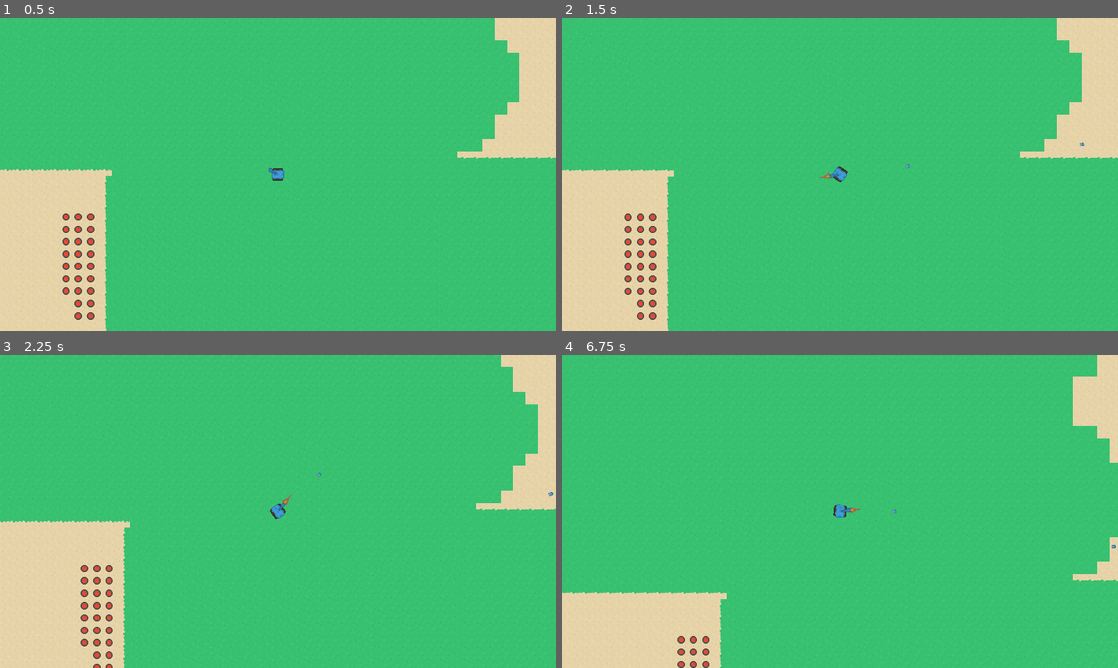
Above: before the commit, frames 1-4 (two rows, left to right).
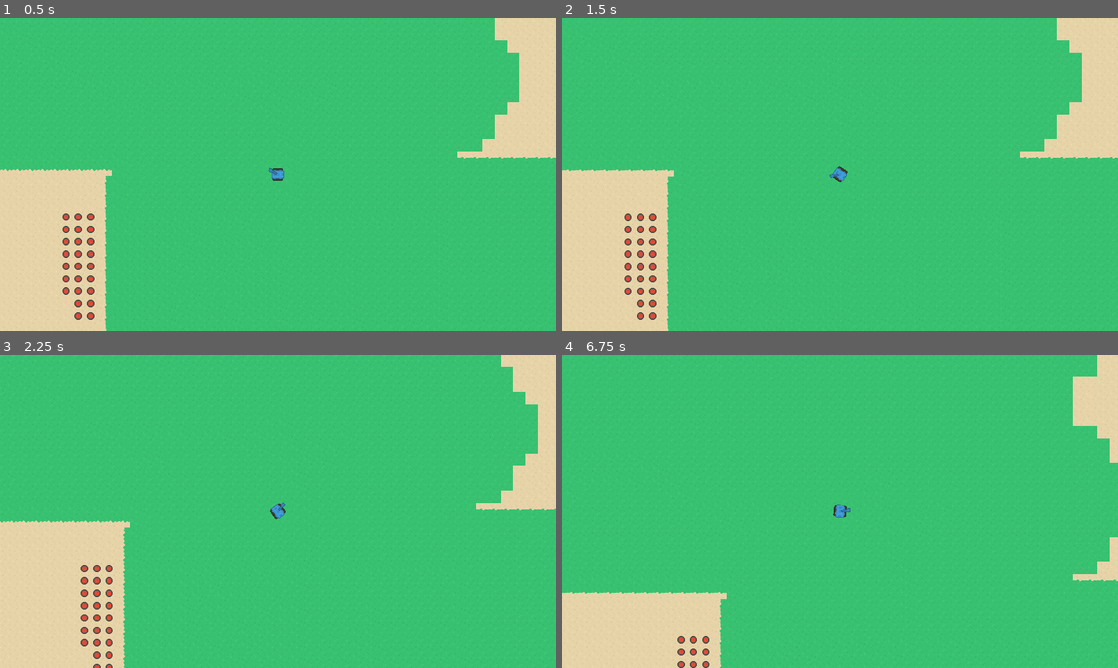
Above: after the commit, the same moments.

Repository: alirezah95/Tanks-Battle
Game: Godot game, scene res://Scenes/Level.tscn
Two runs of this game, one before a commit and one after it. Both use one fixed random seed, a clock stepped at 60 frames per second and the inputs below.
Inputs (mouse positions are in pixels of both pictures, inside the frame that each line leads up to):
- Up to frame 1 (0.5 s): no input
- Up to frame 2 (1.5 s): tap Enter at 0.5 s; move the mouse to (962, 158) at 0.52 s; press the mouse at (962, 158) at 0.53 s; hold Right (ui_right) 0.53-1.28 s; tap Space (break) at 1.25, 1.35 s; move the mouse to (728, 190) at 1.27 s; release the mouse at (728, 190) at 1.28 s; hold Down (ui_down) from 1.28 s (still down)
- Up to frame 3 (2.25 s): click (166, 527) at 1.55 s; move the mouse to (333, 442) at 2.02 s; release Down (ui_down) at 2.03 s; press the mouse at (333, 442) at 2.03 s; hold Right (ui_right) from 2.03 s (still down)
- Up to frame 4 (6.75 s): move the mouse to (812, 574) at 2.77 s; release Right (ui_right) at 2.78 s; release the mouse at (812, 574) at 2.78 s; hold Up (ui_up) 2.78-3.53 s; click (812, 574) at 2.85 s; move the mouse to (1006, 558) at 3.52 s; hold Space (break) 3.53-4.28 s; hold Left (ui_left) 3.53-5.03 s; click (1006, 558) at 3.8 s; tap Enter at 4.25 s; move the mouse to (673, 464) at 4.27 s; click (673, 464) at 4.35 s; move the mouse to (867, 511) at 5.02 s; press the mouse at (867, 511) at 5.03 s; hold Down (ui_down) 5.03-5.78 s; move the mouse to (756, 433) at 5.77 s; release the mouse at (756, 433) at 5.78 s; hold Right (ui_right) 5.78-6.53 s; tap Space (break) at 5.85 s; click (756, 433) at 6.05 s; move the mouse to (962, 495) at 6.52 s; press the mouse at (962, 495) at 6.53 s; hold Up (ui_up) from 6.53 s (still down)

Frame 1 is identical in both runs. In frame 2, less than 0.1% of the frame differs, in the area x 46-94%, y 39-52%; in frame 3, less than 0.1%, in the area x 50-100%, y 37-48%; in frame 4, less than 0.1%.
Error after the commit: Invalid set index 'modulate' (on base: 'null instance') with value of type 'Color'. (res://Scripts/Tank/PlayerTank.gd:27)

Commit message:
Exports some tanks properties for easier modification, changes some CamelCase variable to snake_case :)

Diff:
--- a/Scenes/Tank/Tank.tscn
+++ b/Scenes/Tank/Tank.tscn
@@ -43,12 +43,12 @@
 wait_time = 0.5
 one_shot = true
 
-[node name="ShotLockTimer" type="Timer" parent="."]
-wait_time = 0.7
+[node name="CoolDownTmr" type="Timer" parent="."]
+wait_time = 0.8
 one_shot = true
 
 [node name="Animations" type="AnimationPlayer" parent="."]
 anims/ShotFire = SubResource( 1 )
 
 [connection signal="timeout" from="DestroyDelay" to="." method="_on_DestroyDelay_timeout"]
-[connection signal="timeout" from="ShotLockTimer" to="." method="_on_ShotLockTimer_timeout"]
+[connection signal="timeout" from="CoolDownTmr" to="." method="_on_ShotLockTimer_timeout"]
--- a/Scripts/Shot/Shot.gd
+++ b/Scripts/Shot/Shot.gd
@@ -40,7 +40,7 @@
 		# Ray cast is collidint with wome bodies
 		var collider: Node = ray.get_collider() as Node
 		if collider.is_in_group("tank"):
-			collider.applyImpact(damage)
+			collider.apply_impact(damage)
 
 		sprt.hide()
 		set_physics_process(false)
--- a/Scripts/Tank/PlayerTank.gd
+++ b/Scripts/Tank/PlayerTank.gd
@@ -66,7 +66,7 @@
 	shot_direction = Vector2.ZERO.direction_to(get_local_mouse_position())
 	barrel.rotation = shot_direction.angle()
 
-	if not isShotLocked:
+	if not is_shot_locked:
 		if Input.is_action_pressed("shot"):
 			_shot()
 
@@ -78,12 +78,12 @@
 
 func _instance_shot_object() -> Shot:
 	# Instancing a shot object
-	var newShot: Shot = Global.playerShotScn.instance()
-	newShot.setDirection(shot_direction)
-	newShot.global_position = shotFireSprite.global_position
-	newShot.z_index = z_index - 1
+	var new_shot: Shot = Global.playerShotScn.instance()
+	new_shot.setDirection(shot_direction)
+	new_shot.global_position = shot_fire_sprt.global_position
+	new_shot.z_index = z_index - 1
 
-	return newShot
+	return new_shot
 
 
 
@@ -112,7 +112,7 @@
 
 
 
-func _on_DestroyDelay_timeout() -> void:
+func _on_destroy_delay_timeout() -> void:
 	# Explosion particle is finieshed, queueing tank to free.
 	queue_free()
 
--- a/Scripts/Tank/Tank.gd
+++ b/Scripts/Tank/Tank.gd
@@ -1,20 +1,22 @@
 extends KinematicBody2D
 
-onready var destroyDelay = $DestroyDelay
-onready var expParticle: Particles2D = $ExplosionParticle
+onready var destroy_delay = $destroy_delay
+onready var exp_particles: Particles2D = $ExplosionParticle
 onready var barrel: Sprite = $BarrelSprite
 onready var tank: Sprite = $TankSprite
-onready var shotLockTmr: Timer = $ShotLockTimer
-onready var shotFireSprite: Sprite = $BarrelSprite/ShotFireSprite
+onready var cool_down_tmr: Timer = $CoolDownTmr
+onready var shot_fire_sprt: Sprite = $BarrelSprite/shot_fire_sprt
 onready var animations: AnimationPlayer = $Animations
 
 # Player tank move current speed
 export(float) var speed: float = 0
 # Each tank has a health value and when that health is reached 0, the tank
 # should be destroyed.
-var health: float = 2000.0
+export(float) var health: float = 2000.0
+# Sets cool down timer wait_time property
+export(float) var cool_down_time: float = 0.8
 # Holds whether the shotting is lockes
-var isShotLocked: bool = false
+var is_shot_locked: bool = false
 # Barrel direction
 var shot_direction: Vector2 = Vector2(0, -1)
 
@@ -22,9 +24,9 @@
 
 func _ready() -> void:
 	add_to_group("tank")
-	shotFireSprite.modulate = Color.transparent
-	shotFireSprite.offset = Vector2(shotFireSprite.texture.get_size().x / 2, 0)
-	shotFireSprite.position = Vector2(
+	shot_fire_sprt.modulate = Color.transparent
+	shot_fire_sprt.offset = Vector2(shot_fire_sprt.texture.get_size().x / 2, 0)
+	shot_fire_sprt.position = Vector2(
 		barrel.texture.get_size().x / 2, 0) + barrel.offset - Vector2(4, 0)
 
 	return
@@ -33,6 +35,7 @@
 
 func _on_ready() -> void:
 	pass
+
 
 
 func _physics_process(delta: float) -> void:
@@ -46,7 +49,7 @@
 	pass
 
 
-func applyImpact(damage: float) -> void:
+func apply_impact(damage: float) -> void:
 	health -= damage
 	print(name + ": damage recieved: health: ", health)
 	if health <= 0:
@@ -60,21 +63,21 @@
 	# Emitting an explosion particle
 
 	# Making a delay
-	destroyDelay.start()
+	destroy_delay.start()
 
 	return
 
 
 
 func _shot() -> void:
-	if isShotLocked:
+	if is_shot_locked:
 		return
 
-	isShotLocked = true
-	shotLockTmr.start()
+	is_shot_locked = true
+	cool_down_tmr.start()
 
 	get_tree().current_scene.call_deferred("add_child", _instance_shot_object())
-	shotFireSprite.modulate = Color.white
+	shot_fire_sprt.modulate = Color.white
 	animations.call_deferred("play", "ShotFire")
 
 	return
@@ -83,18 +86,18 @@
 
 func _instance_shot_object() -> Shot:
 	# Instancing a shot object
-	var newShot: Shot = Global.shotScn.instance()
+	var new_shot: Shot = Global.shotScn.instance()
 	shot_direction = Vector2(cos(barrel.global_rotation),
 		sin(barrel.global_rotation))
-	newShot.setDirection(shot_direction)
-	newShot.global_position = shotFireSprite.global_position
-	newShot.z_index = z_index - 1
+	new_shot.setDirection(shot_direction)
+	new_shot.global_position = shot_fire_sprt.global_position
+	new_shot.z_index = z_index - 1
 
-	return newShot
+	return new_shot
 
 
 
-func _on_DestroyDelay_timeout() -> void:
+func _on_destroy_delay_timeout() -> void:
 	# Explosion particle is finieshed, queueing tank to free.
 	queue_free()
 
@@ -103,6 +106,6 @@
 
 
 func _on_ShotLockTimer_timeout() -> void:
-	isShotLocked = false
+	is_shot_locked = false
 
 	return
